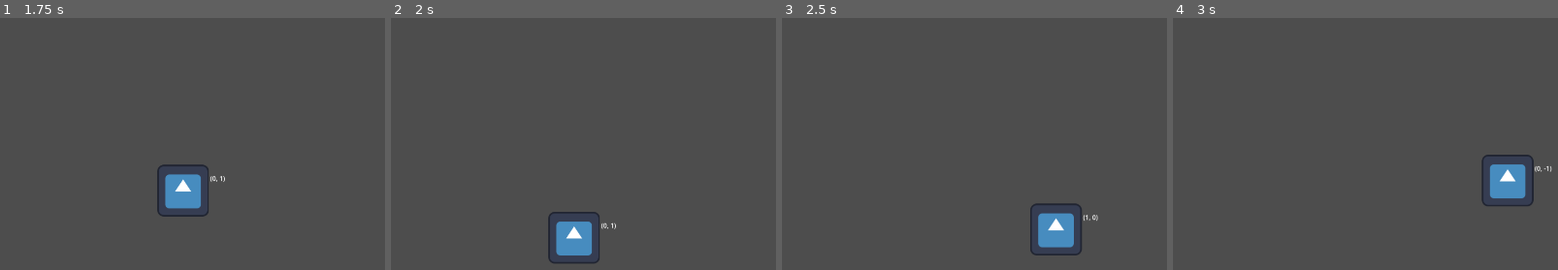
Above: before the commit, frames 1-4 (left to right).
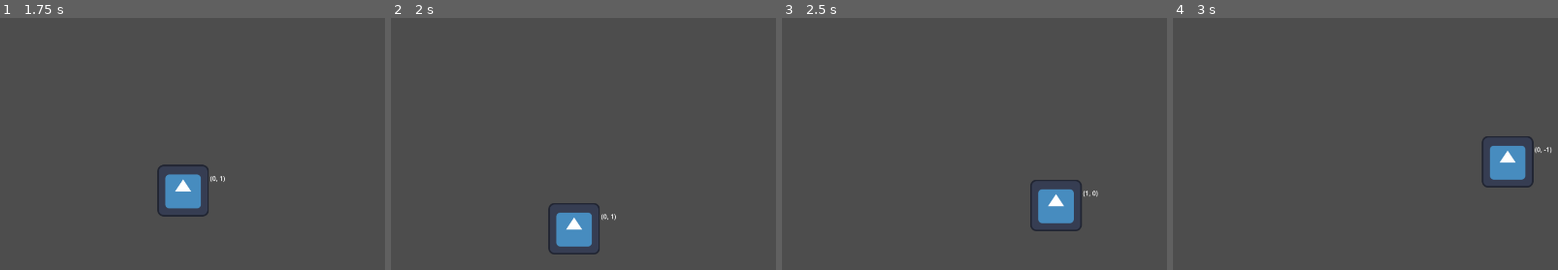
Above: after the commit, the same moments.

Repository: skycatminepokie/hackusu-25
Game: Godot game, scene res://Scenes/world.tscn
Same seed, same stepped clock (60 frames per second), same inputs: the game is played once before the commit and once after it. The engine's default icon, where the game draws it, is replaced by a stand-in: a white triangle on a blue panel in a dark square.
Inputs:
- Up to frame 1 (1.75 s): tap Enter at 0.5 s; hold D (Right) 0.53-1.28 s; hold S (Down) from 1.28 s (still down)
- Up to frame 2 (2 s): keep holding S (Down)
- Up to frame 3 (2.5 s): release S (Down) at 2.03 s; hold D (Right) from 2.03 s (still down)
- Up to frame 4 (3 s): release D (Right) at 2.78 s; hold W (Up) from 2.78 s (still down)

Frame 1 is identical in both runs. In frame 2, 1.3% of the frame differs, in the area x 40-59%, y 73-98%; in frame 3, 2.4%, in the area x 64-83%, y 64-95%; in frame 4, 2.0%.

Commit message:
buttery smooth pushback :0

Diff:
--- a/Scripts/playermovement.gd
+++ b/Scripts/playermovement.gd
@@ -4,9 +4,9 @@
 func pushback(number,smallnumber,bignumber):
 	var newnumber = 0
 	if number > bignumber:
-		newnumber = (number - bignumber) * -1
+		newnumber = ((number - bignumber) * -1) / 14
 	if number < smallnumber:
-		newnumber = smallnumber - number / 14
+		newnumber = (smallnumber - number) / 14
 	return newnumber
 func _physics_process(delta: float)-> void:
 	var speed = 500
@@ -16,15 +16,15 @@
 	inputdirection.x = Input.get_axis("Left", "Right")
 	match inputdirection:
 		Vector2(-1,1):
-			velocity = Vector2.ZERO
+			velocity = Vector2(0,speed)
 		Vector2(0,0):
 			velocity = Vector2.ZERO
 		Vector2(1,1):
-			velocity = Vector2.ZERO
+			velocity = Vector2(0,speed)
 		Vector2(-1,-1):
-			velocity = Vector2.ZERO
+			velocity = Vector2(0,speed*-1)
 		Vector2(1,-1):
-			velocity = Vector2.ZERO
+			velocity = Vector2(0,speed*-1)
 		Vector2(1,0):
 			velocity = Vector2(speed, 0)
 		Vector2(-1,0):
@@ -36,9 +36,10 @@
 		Vector2(1,1):
 			velocity = Vector2.ZERO
 	if screen_position.y > 840 or screen_position.y < 240:
-		velocity.y += pushback(screen_position.y, 240,840)
+		position.y += pushback(screen_position.y, 240,840)
 	if screen_position.x > 1680 or screen_position.x < 240:
-		velocity.x += pushback(screen_position.x, 240, 1680)
+		position.x += pushback(screen_position.x, 240, 1680)
+
 
 	label.text = str(inputdirection)
 
